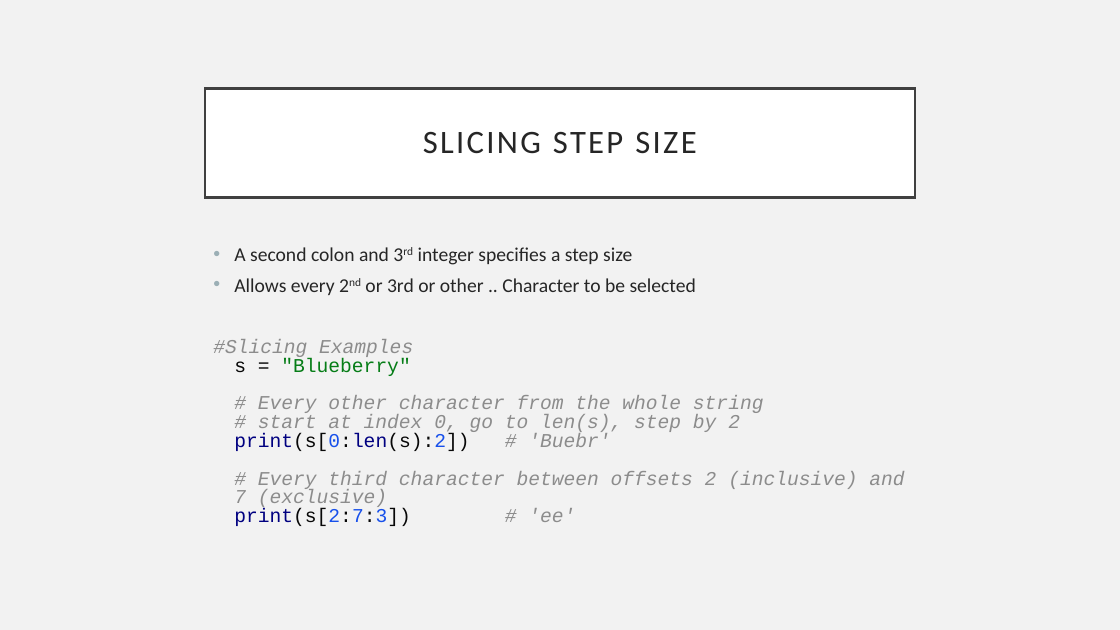
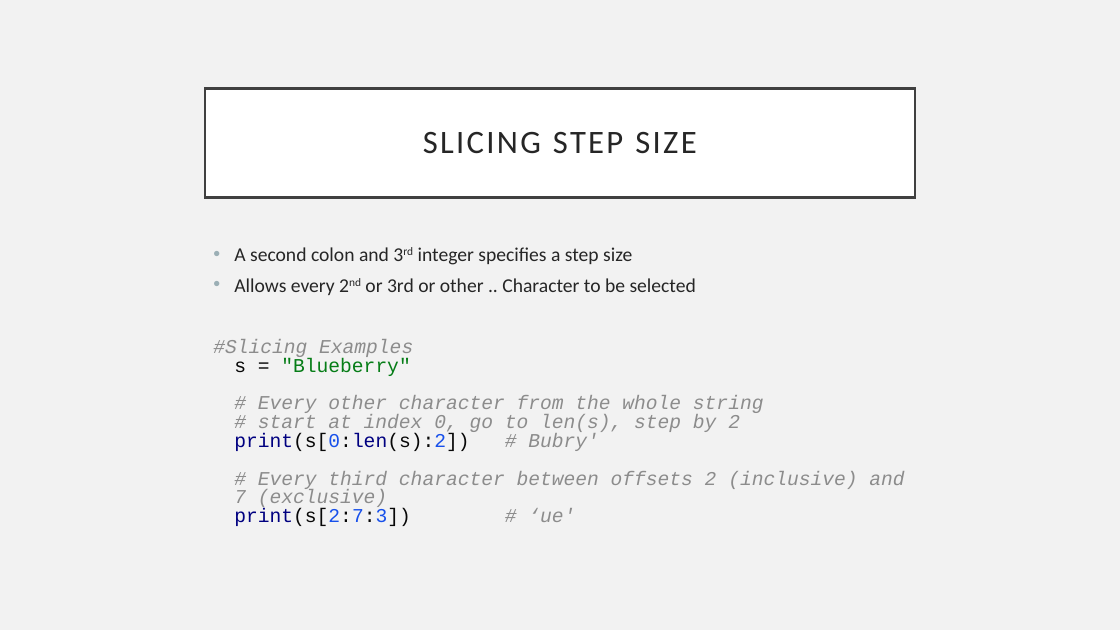
Before and after one commit to UPEI-CS/CS1910-Students, a slide deck: slide 12 of lectures/09-Sequences/CS1910_Sequences_Lecture.pptx. Drawn at 1120x630 pixels with LibreOffice and Linux fonts; fonts in the diff are those of the drawing. Boxes give left, top, right and bottom in pixels: in the first picture for what was removed or moved away, otherwise in the second. Text is boxed around its words. In the diff, an @@ line names an element or a change of style, - is before the commit and + after.

```diff
--- a/lectures/09-Sequences/CS1910_Sequences_Lecture.pptx
+++ b/lectures/09-Sequences/CS1910_Sequences_Lecture.pptx
@@ text at box(213, 339, 904, 526): text changed @@
-#Slicing Examples
-s = "Blueberry"
-# Every other character from the whole string
-# start at index 0, go to len(s), step by 2
-print(s[0:len(s):2]) # 'Buebr'
-# Every third character between offsets 2 (inclusive) and 7 (exclusive)
-print(s[2:7:3]) # 'ee'
+#Slicing Examples
+s = "Blueberry"
+# Every other character from the whole string
+# start at index 0, go to len(s), step by 2
+print(s[0:len(s):2]) # Bubry'
+# Every third character between offsets 2 (inclusive) and 7 (exclusive)
+print(s[2:7:3]) # ‘ue'
```
Also in this commit, not shown: 1 other slide changed, 10 other files.
